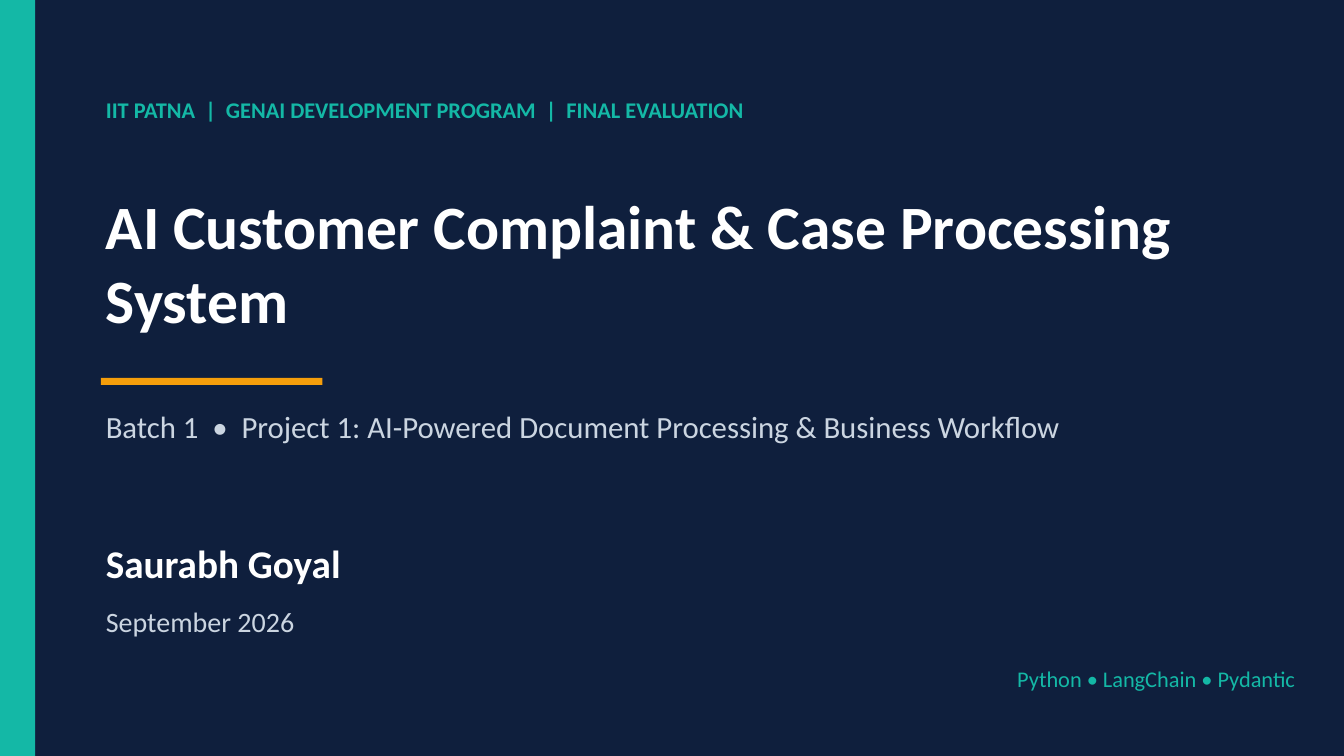
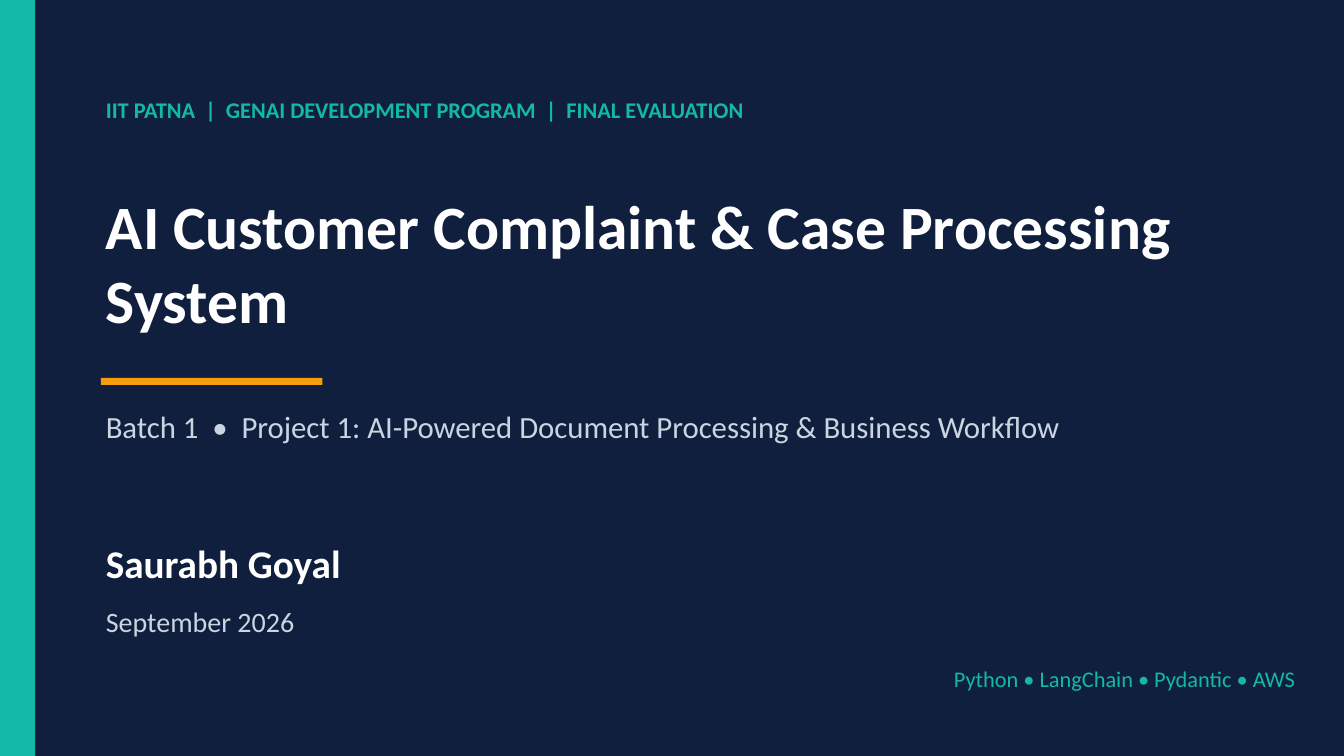
Before and after one commit to saurabhgoyal795/Capstone-Project, a slide deck: slide 1 of docs/Capstone_Presentation.pptx. Drawn at 1344x756 pixels with LibreOffice and Linux fonts; fonts in the diff are those of the drawing. Boxes give left, top, right and bottom in pixels: in the first picture for what was removed or moved away, otherwise in the second. Text is boxed around its words. In the diff, an @@ line names an element or a change of style, - is before the commit and + after.

```diff
--- a/docs/Capstone_Presentation.pptx
+++ b/docs/Capstone_Presentation.pptx
@@ text at <box>954,671,1295,691</box>: text changed @@
-Python • LangChain • Pydantic
+Python • LangChain • Pydantic • AWS
```
Also in this commit, not shown: 11 other slides changed, 1 slide added, 7 other files.
